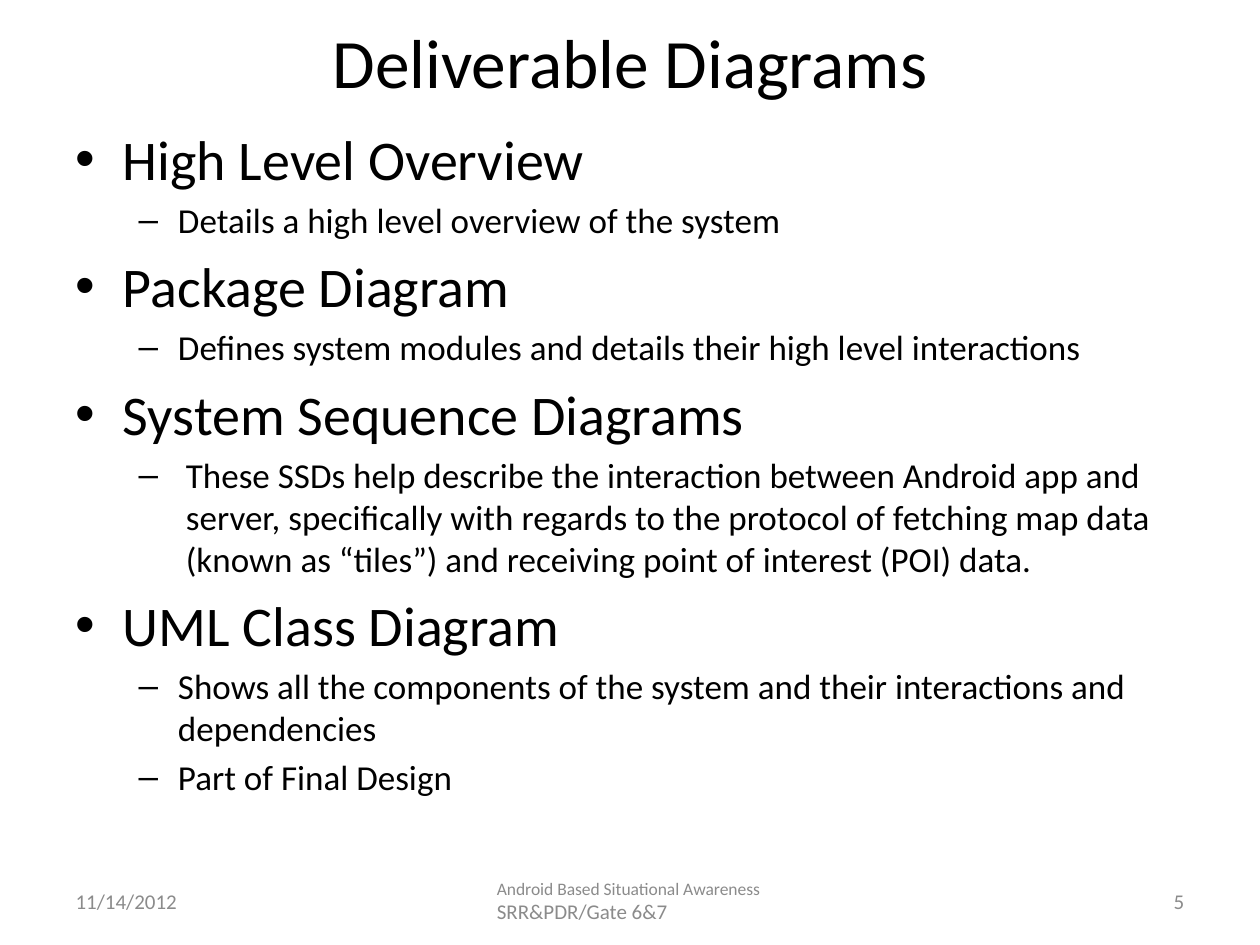
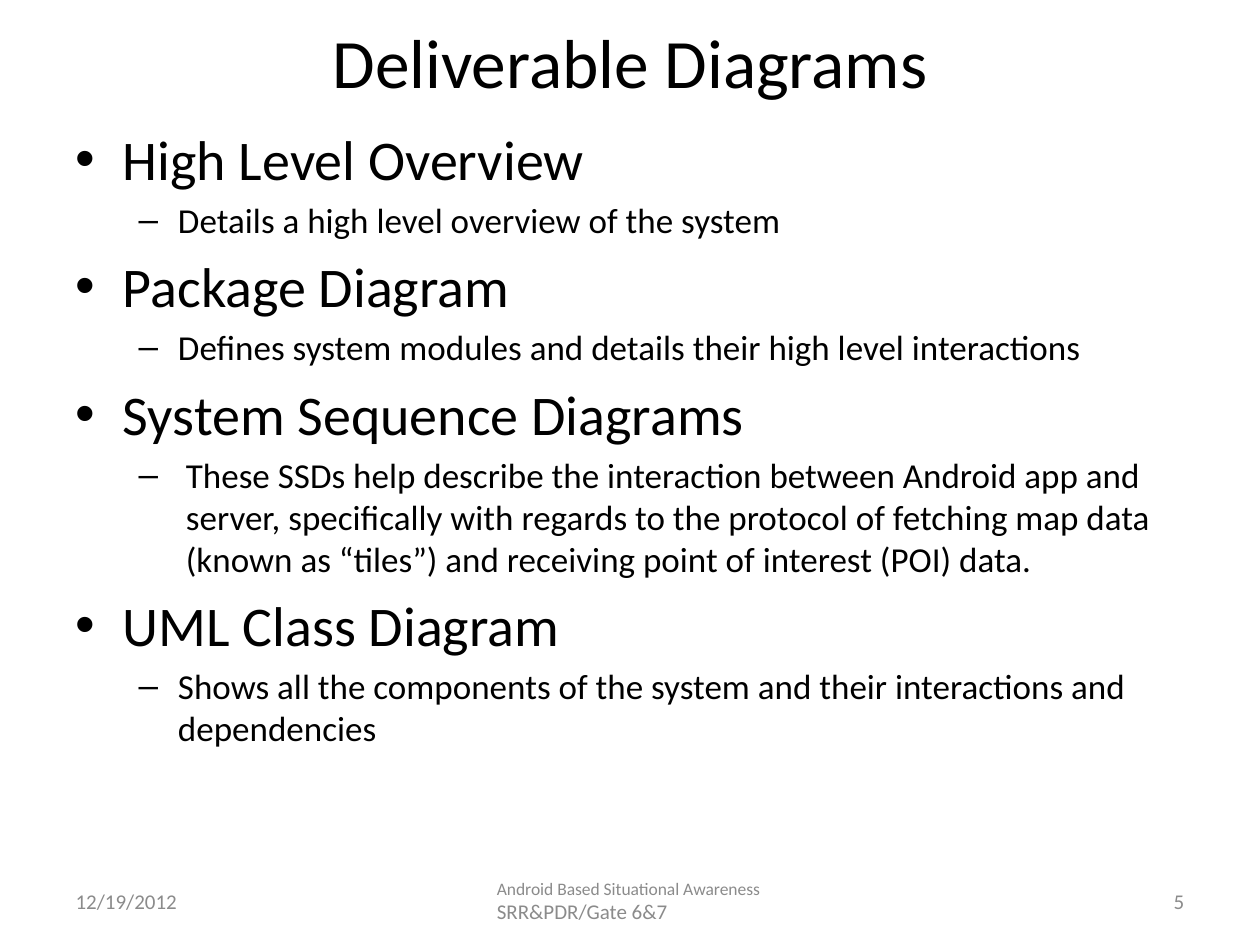
Before and after one commit to atniptw/Senior-Project, a slide deck: slide 5 of Documents/PowerPoints/Senior Design Project - Gate 6 1.0.pptx. Drawn at 1260x945 pixels with LibreOffice and Linux fonts; fonts in the diff are those of the drawing. Boxes give left, top, right and bottom in pixels: in the first picture for what was removed or moved away, otherwise in the second. Text is boxed around its words. In the diff, an @@ line names an element or a change of style, - is before the commit and + after.

```diff
--- a/Documents/PowerPoints/Senior Design Project - Gate 6 1.0.pptx
+++ b/Documents/PowerPoints/Senior Design Project - Gate 6 1.0.pptx
@@ text at box(178, 765, 452, 796): paragraph removed @@
-  – Part of Final Design
@@ text at box(76, 894, 177, 910): text changed @@
-11/14/2012
+12/19/2012
```
Also in this commit, not shown: 14 other slides changed, 1 slide added, 9 other files.
